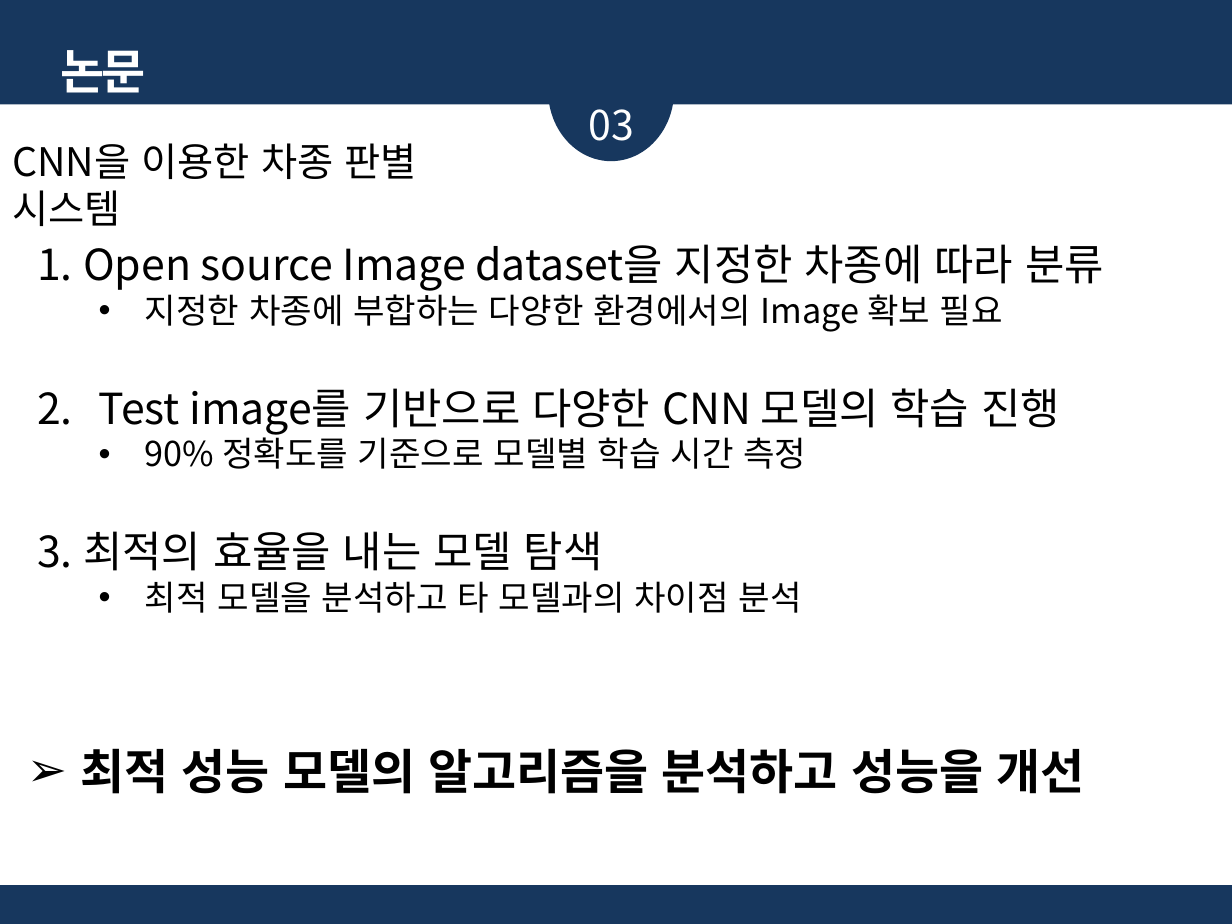
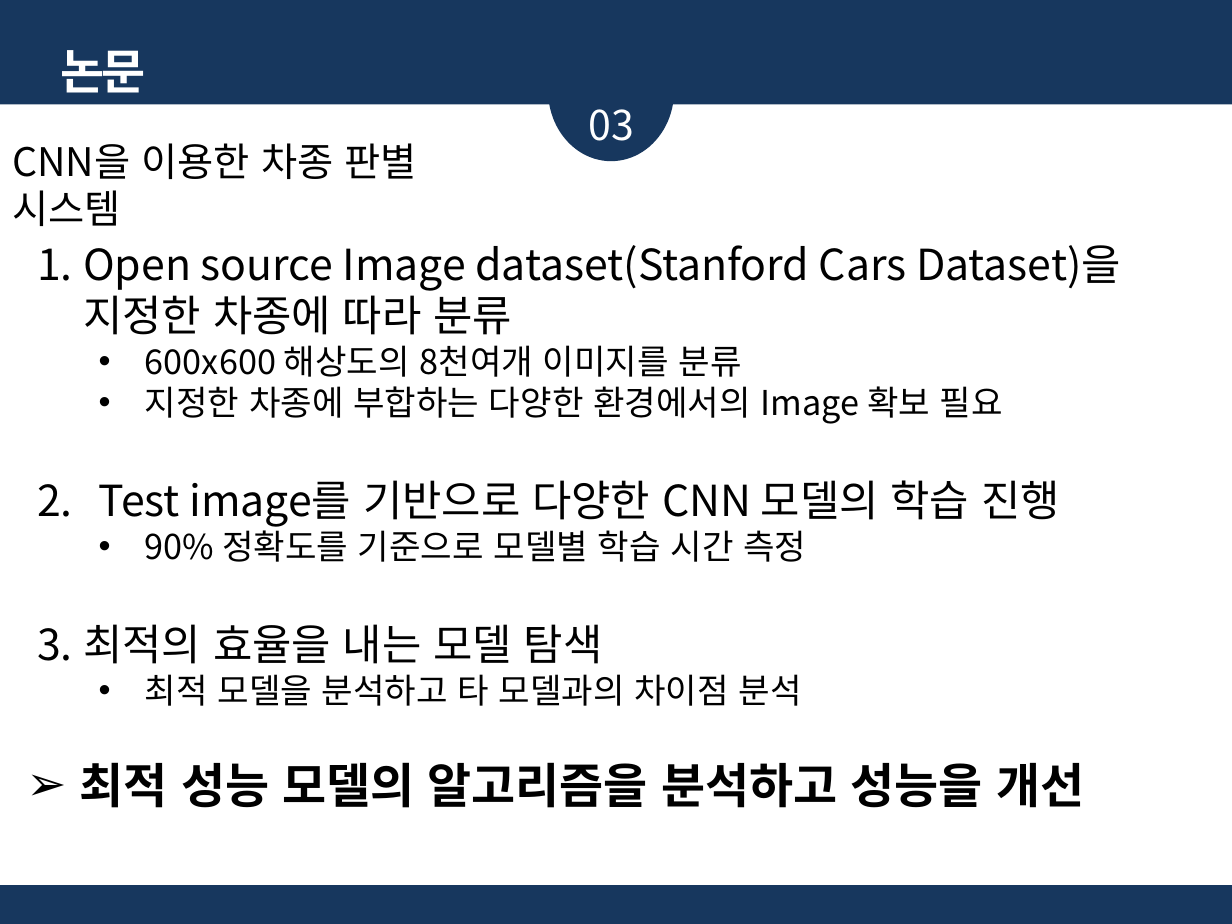
Before and after one commit to glad1470/2019_research, a slide deck: slide 8 of Doc/주제 선정 및 시장 조사_19.03.19/졸업논문 주제_임광효_김준영_2.pptx. Drawn at 1232x924 pixels with LibreOffice and Linux fonts; fonts in the diff are those of the drawing. Boxes give left, top, right and bottom in pixels: in the first picture for what was removed or moved away, otherwise in the second. Text is boxed around its words. In the diff, an @@ line names an element or a change of style, - is before the commit and + after.

```diff
--- a/Doc/주제 선정 및 시장 조사_19.03.19/졸업논문 주제_임광효_김준영_2.pptx
+++ b/Doc/주제 선정 및 시장 조사_19.03.19/졸업논문 주제_임광효_김준영_2.pptx
@@ text at (83,245,1121,377): text changed @@
-1. Open source Image dataset을 지정한 차종에 따라 분류
+1. Open source Image dataset(Stanford Cars Dataset)을 지정한 차종에 따라 분류
+  • 600x600 해상도의 8천여개 이미지를 분류
@@ text "최적 성능 모델의 알고리즘을 분석하고 ...": place and size @@
-text "최적 성능 모델의 알고리즘을 분석하고 ..." at (80,748,1085,794)
+text "최적 성능 모델의 알고리즘을 분석하고 ..." at (80,762,1084,808)
```
Also in this commit, not shown: 1 other slide changed.
